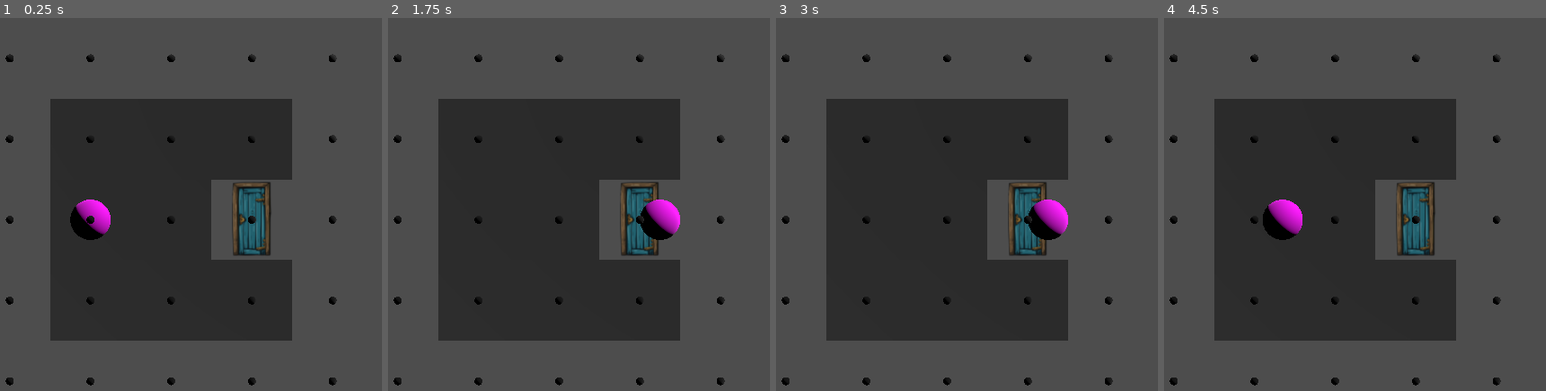
Above: before the commit, frames 1-4 (left to right).
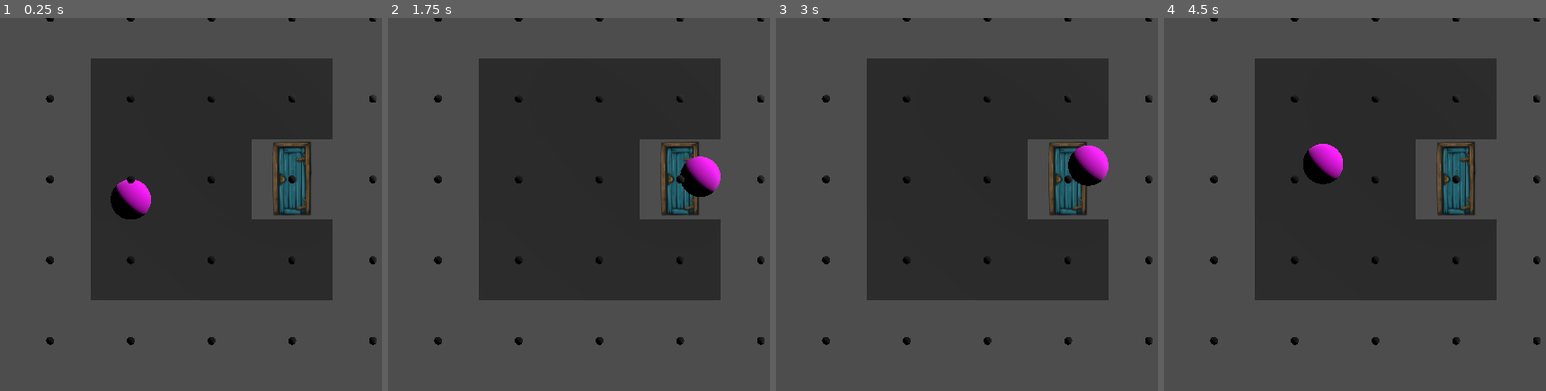
Above: after the commit, the same moments.

Repository: MagnusLucas/Fez-like
Game: Godot game, scene res://game.tscn
Same seed, same stepped clock (60 frames per second), same inputs: the game is played once before the commit and once after it.
Inputs:
- Up to frame 1 (0.25 s): no input
- Up to frame 2 (1.75 s): tap Enter at 0.5 s; hold D (go_right) 0.53-1.28 s; tap Space (jump, bound only after the commit) at 0.6, 0.77, 1.07, 1.35, 1.52 s; hold S (rotate_down) from 1.28 s (still down)
- Up to frame 3 (3 s): tap Space (jump, bound only after the commit) at 1.82, 2.1, 2.75, 2.85 s; release S (rotate_down) at 2.03 s; hold D (go_right) 2.03-2.78 s; hold W (rotate_up) from 2.78 s (still down)
- Up to frame 4 (4.5 s): tap Space (jump, bound only after the commit) at 3.02, 3.32, 3.6, 3.77, 4.07, 4.35 s; release W (rotate_up) at 3.53 s; hold A (go_left) from 3.53 s (still down)

The runs differ from the first frame. In frame 1, 31% of the frame differs, in the area x 1-99%, y 0-99%; in frame 2, 30%; in frame 3, 30%; in frame 4, 32%.

Commit message:
Moved the rotation to a camera

Diff:
--- a/Map/map.gd
+++ b/Map/map.gd
@@ -2,25 +2,27 @@
 class_name Map
 
 const PLAYER_SCENE = preload("res://player.tscn")
-const DOOR_SCENE = preload("res://door.tscn")
+const DOOR_SCENE = preload("res://Map/door.tscn")
 
+const SCRIPTED_SCENES : Dictionary[String, Resource] = {
+	"Player" : PLAYER_SCENE,
+	"Door" : DOOR_SCENE,
+}
+
+@export var camera_follows_player : bool = true
 
 func _ready() -> void:
+	_instantiate_scripted_scenes()
+	if camera_follows_player:
+		var player = find_child("Player")
+		$CameraOrigin.player = player
+
+func _instantiate_scripted_scenes() -> void:
 	var used_cells = get_used_cells()
 	for cell_position in used_cells:
-		if get_cell_item(cell_position) == mesh_library.find_item_by_name("PlayerMarker"):
-			var player = PLAYER_SCENE.instantiate()
-			add_child(player)
-			player.position = map_to_local(cell_position)
-		if get_cell_item(cell_position) == mesh_library.find_item_by_name("Door"):
-			var door = DOOR_SCENE.instantiate()
-			add_child(door)
-			door.position = map_to_local(cell_position)
-
-func _process(_delta: float) -> void:
-	if Input.is_action_just_pressed("rotate_left"):
-		var tween = get_tree().create_tween()
-		tween.tween_property(self, "rotation:y", rotation.y + PI/2, 1)
-	if Input.is_action_just_pressed("rotate_right"):
-		var tween = get_tree().create_tween()
-		tween.tween_property(self, "rotation:y", rotation.y - PI/2, 1)
+		var item = get_cell_item(cell_position)
+		var item_name = mesh_library.get_item_name(item)
+		if item_name in SCRIPTED_SCENES:
+			var instance = SCRIPTED_SCENES[item_name].instantiate()
+			add_child(instance, true)
+			instance.position = map_to_local(cell_position)
--- a/Map/map.tscn
+++ b/Map/map.tscn
@@ -1,7 +1,8 @@
-[gd_scene load_steps=3 format=3 uid="uid://clpoi7ggf0pur"]
+[gd_scene load_steps=4 format=3 uid="uid://clpoi7ggf0pur"]
 
 [ext_resource type="MeshLibrary" uid="uid://dkjwbfrjn1hdo" path="res://Map/mesh_library.tres" id="1_c7s6e"]
 [ext_resource type="Script" uid="uid://b363upmfmhid" path="res://Map/map.gd" id="2_njngi"]
+[ext_resource type="Script" uid="uid://sbliytswwjwo" path="res://camera.gd" id="3_6yc6o"]
 
 [node name="Map" type="GridMap"]
 transform = Transform3D(1, 0, 0, 0, 1, 0, 0, 0, 1, -0.5, -0.5, -0.5)
@@ -12,3 +13,11 @@
 }
 script = ExtResource("2_njngi")
 metadata/_editor_floor_ = Vector3(0, 0, 0)
+
+[node name="CameraOrigin" type="Node3D" parent="."]
+script = ExtResource("3_6yc6o")
+
+[node name="Camera3D" type="Camera3D" parent="CameraOrigin"]
+transform = Transform3D(1, 0, 0, 0, 1, 0, 0, 0, 1, 0, 0, 5)
+projection = 1
+size = 5.0
--- a/Map/mesh_library.tres
+++ b/Map/mesh_library.tres
@@ -105,7 +105,7 @@
 item/2/navigation_mesh_transform = Transform3D(1, 0, 0, 0, 1, 0, 0, 0, 1, 0, 0, 0)
 item/2/navigation_layers = 1
 item/2/preview = SubResource("ImageTexture_432on")
-item/3/name = "PlayerMarker"
+item/3/name = "Player"
 item/3/mesh = SubResource("SphereMesh_rxp2o")
 item/3/mesh_transform = Transform3D(1, 0, 0, 0, 1, 0, 0, 0, 1, 0, 0, 0)
 item/3/mesh_cast_shadow = 1
--- a/Map/mesh_library.tscn
+++ b/Map/mesh_library.tscn
@@ -55,6 +55,5 @@
 [node name="Door" type="MeshInstance3D" parent="."]
 mesh = SubResource("SphereMesh_06nhj")
 
-[node name="PlayerMarker" type="MeshInstance3D" parent="."]
-visible = false
+[node name="Player" type="MeshInstance3D" parent="."]
 mesh = SubResource("SphereMesh_g2w8g")
--- /dev/null
+++ b/camera.gd
@@ -0,0 +1,28 @@
+extends Node3D
+
+var can_rotate : bool = true
+
+# Used only if the camera should follow the player
+var player : Player = null
+
+func _process(_delta: float) -> void:
+	if player:
+		position = player.position
+	if Input.is_action_just_pressed("rotate_left") and can_rotate:
+		tween_y_rotation(PI/2)
+	if Input.is_action_just_pressed("rotate_right") and can_rotate:
+		tween_y_rotation(-PI/2)
+
+
+	if Input.is_action_just_pressed("rotate_up") and can_rotate:
+		print_debug("TODO: rotating the camera up")
+	if Input.is_action_just_pressed("rotate_down") and can_rotate:
+		print_debug("TODO: rotating the camera down")
+
+
+func tween_y_rotation(angle_radians : float) -> void:
+	const TWEEN_TIME = 1
+	var tween : Tween = get_tree().create_tween()
+	can_rotate = false
+	tween.tween_property(self, "rotation:y", rotation.y - angle_radians, TWEEN_TIME)
+	tween.finished.connect(func() -> void: can_rotate = true)
--- a/game.tscn
+++ b/game.tscn
@@ -8,8 +8,3 @@
 
 [node name="DirectionalLight3D" type="DirectionalLight3D" parent="."]
 transform = Transform3D(0.707107, 0.183013, 0.683013, -0.707107, 0.183013, 0.683013, 0, -0.965926, 0.258819, 0, 18, 0)
-
-[node name="Camera3D" type="Camera3D" parent="."]
-transform = Transform3D(1, 0, 0, 0, 1, 0, 0, 0, 1, 0, 0, 5)
-projection = 1
-size = 5.0
--- a/player.gd
+++ b/player.gd
@@ -1,9 +1,21 @@
 extends CharacterBody3D
 class_name Player
 
-func _process(_delta: float) -> void:
+const GRAVITY = 10
+const SPEED = 2
+const JUMP_STRENGTH = 20
+
+
+
+func _process(delta: float) -> void:
+	if !is_on_floor():
+		velocity.y -= GRAVITY * delta
+	else:
+		velocity.y = 0
 	if Input.is_action_just_pressed("go_left"):
-		velocity.x -= 2
+		velocity.x -= SPEED
 	if Input.is_action_just_pressed("go_right"):
-		velocity.x += 2
+		velocity.x += SPEED
+	if Input.is_action_just_pressed("jump"):
+		velocity.y += JUMP_STRENGTH
 	move_and_slide()
--- a/project.godot
+++ b/project.godot
@@ -47,6 +47,11 @@
 "events": [Object(InputEventKey,"resource_local_to_scene":false,"resource_name":"","device":-1,"window_id":0,"alt_press …(192 unchanged characters)…
 ]
 }
+jump={
+"deadzone": 0.2,
+"events": [Object(InputEventKey,"resource_local_to_scene":false,"resource_name":"","device":-1,"window_id":0,"alt_pressed":false,"shift_pressed":false,"ctrl_pressed":false,"meta_pressed":false,"pressed":false,"keycode":0,"physical_keycode":32,"key_label":0,"unicode":32,"location":0,"echo":false,"script":null)
+]
+}
 
 [rendering]
 
Renamed: door.tscn -> Map/door.tscn
Not shown: 1 places in Map/mesh_library.tres that only renumber resources
Not shown: 1 places in Map/mesh_library.tscn that only renumber resources
Not shown, added: camera.gd.uid
